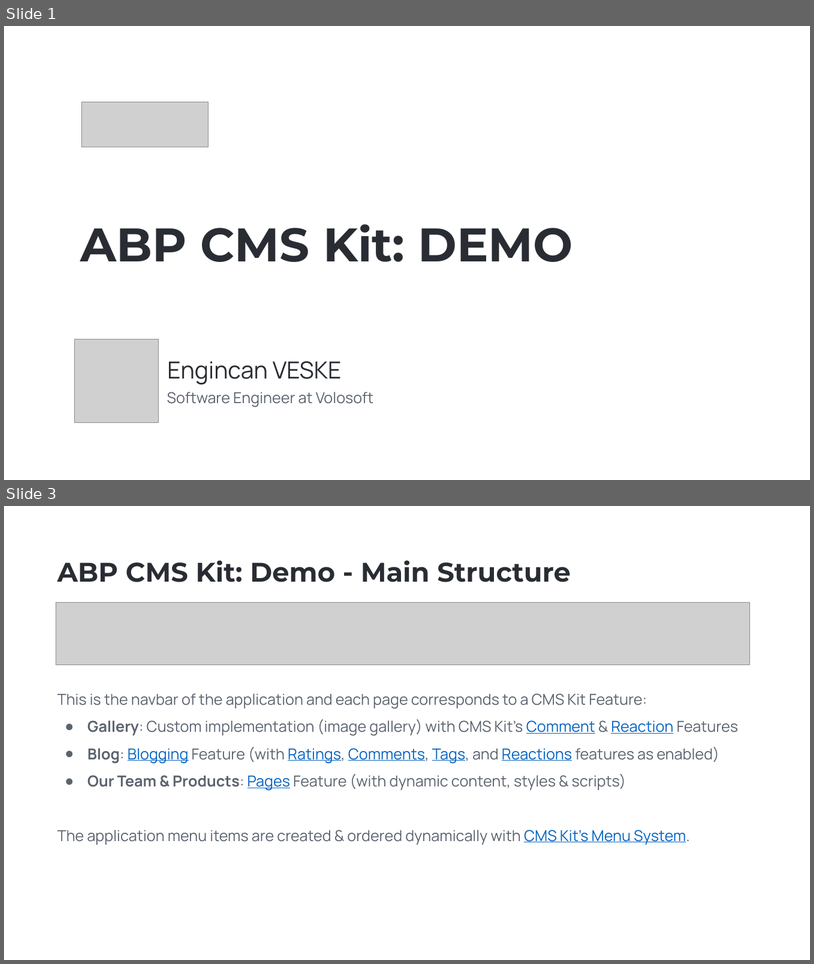
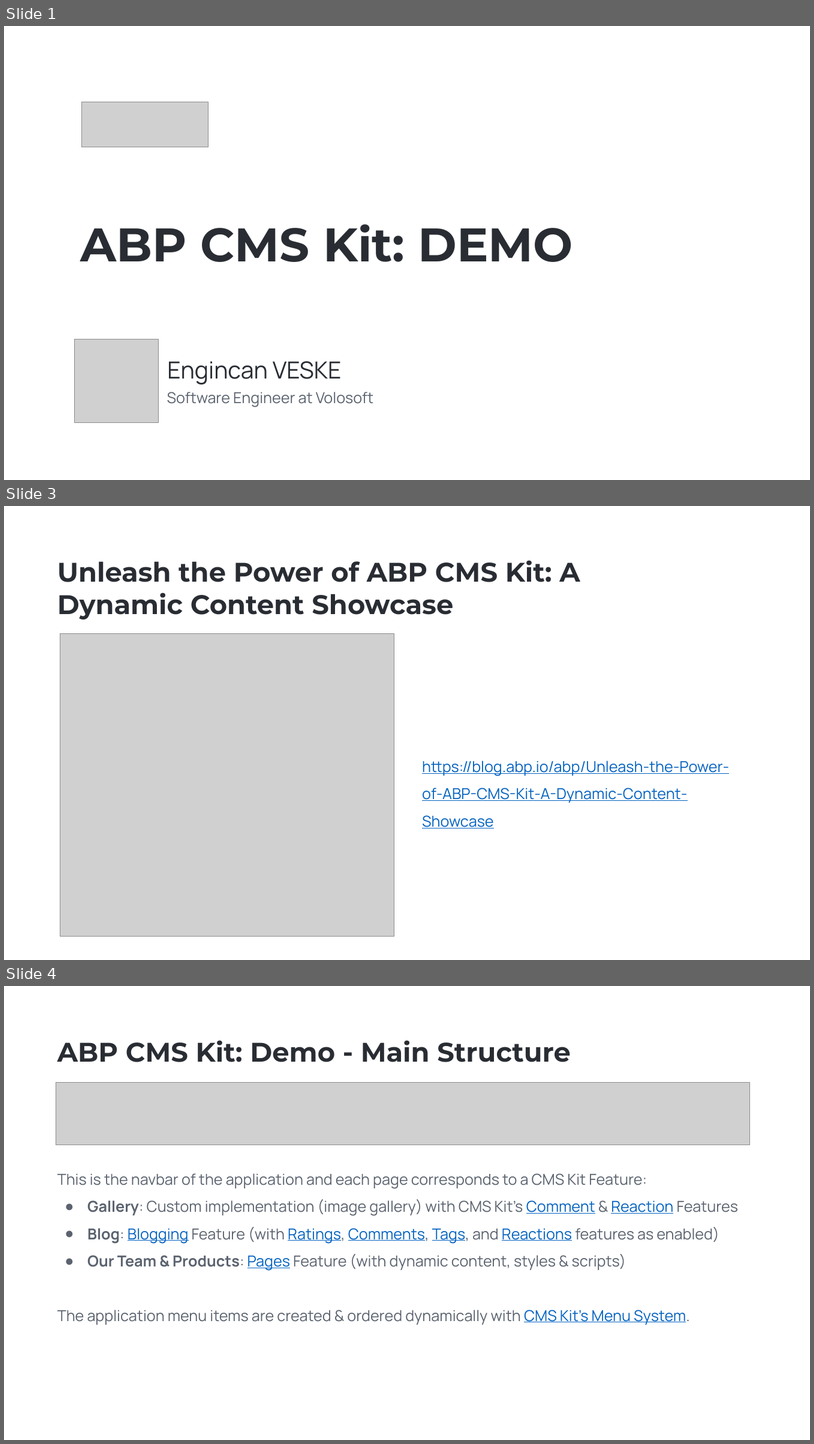
Before and after one commit to EngincanV/presentations, a slide deck: ABP/Community-Talks-2023.7/Community-Talks-2023.7.pptx. Shown one above the other, each under a label of ours: slides 1 and 3 before the commit, slides 1, 3 and 4 after it; the slides between them are not shown. The pictures are 814x964 and 814x1444 pixels, drawn with LibreOffice and Linux fonts; fonts in the diff are those of the drawing; grey boxes stand for pictures; background and template pictures are left out. Boxes give left, top, right and bottom in pixels: in the first picture for what was removed or moved away, otherwise in the second. Text is boxed around its words. In the diff, an @@ line names an element or a change of style, - is before the commit and + after.

```diff
--- a/ABP/Community-Talks-2023.7/Community-Talks-2023.7.pptx
+++ b/ABP/Community-Talks-2023.7/Community-Talks-2023.7.pptx
@@ slide 3 added at [4,506,810,960], background picture (left out) @@
@@ text added at [57,560,580,619], 32 pt, text #292D33, bold @@
+Unleash the Power of ABP CMS Kit: A Dynamic Content Showcase
@@ picture added at [60,634,394,936] @@
@@ text added at [422,760,729,828], 18 pt, text #0563C1, underline @@
+https://blog.abp.io/abp/Unleash-the-Power-of-ABP-CMS-Kit-A-Dynamic-Content-Showcase
@@ what was slide 3 is now slide 4 @@
```
Also in this commit, not shown: 1 slide changed, 2 other files.
